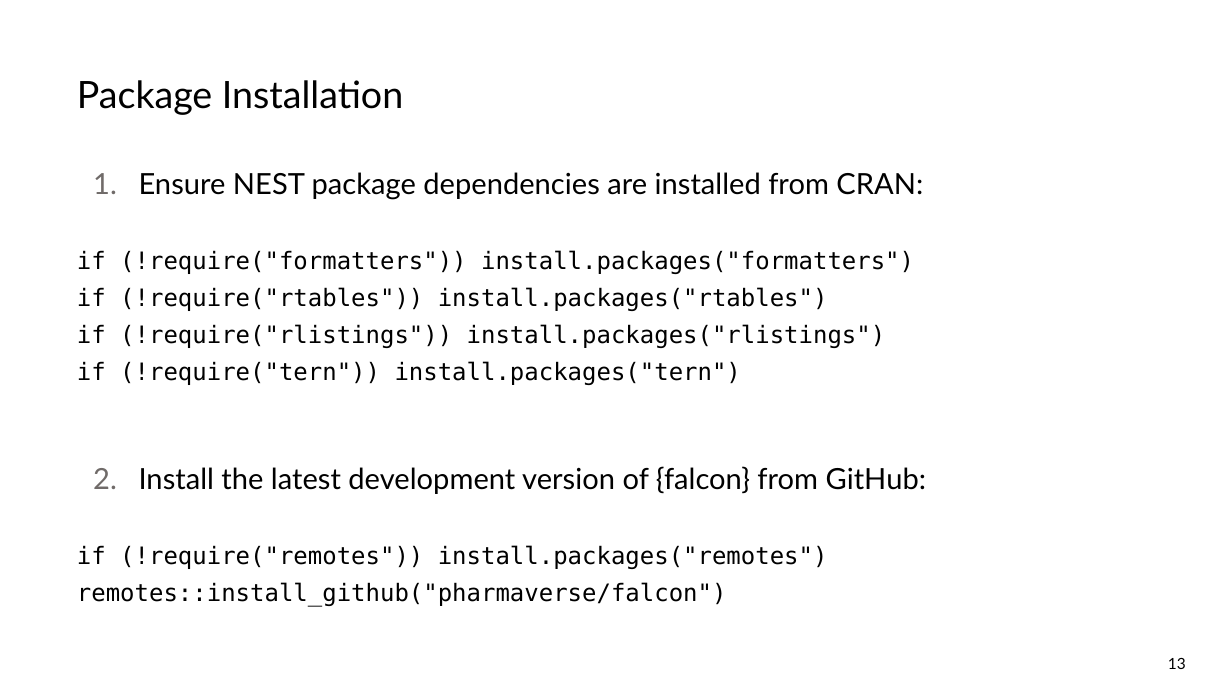
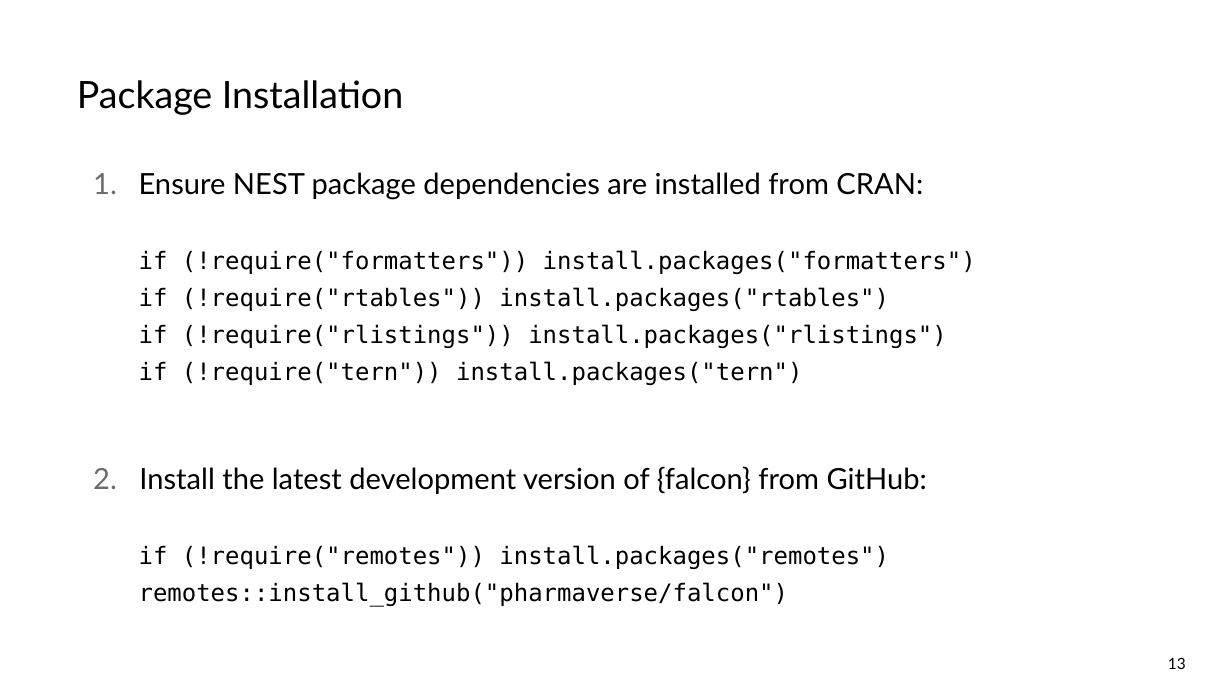
Before and after one commit to pharmaverse/cardinal, a slide deck: slide 13 of quarto/assets/resources/RinPharma_Workshop_2023.pptx. Drawn at 1232x693 pixels with LibreOffice and Linux fonts; fonts in the diff are those of the drawing. Boxes give left, top, right and bottom in pixels: in the first picture for what was removed or moved away, otherwise in the second. Text is boxed around its words. In the diff, an @@ line names an element or a change of style, - is before the commit and + after.

Commit message:
Clean up slides for .pptx format

```diff
--- a/quarto/assets/resources/RinPharma_Workshop_2023.pptx
+++ b/quarto/assets/resources/RinPharma_Workshop_2023.pptx
@@ text at [139, 250, 976, 607]: list level 1 to 2 in "if (!require("formatters")) install.packages("formatters")"; list level 1 to 2 in "if (!require("rtables")) install.packages("rtables")"; list level 1 to 2 in "if (!require("rlistings")) install.packages("rlistings")"; list level 1 to 2 in "if (!require("tern")) install.packages("tern")"; indent changed; list level 1 to 2 in "if (!require("remotes")) install.packages("remotes")"; list level 1 to 2 in "remotes::install_github("pharmaverse/falcon")" @@
```
Also in this commit, not shown: 28 other slides changed.
